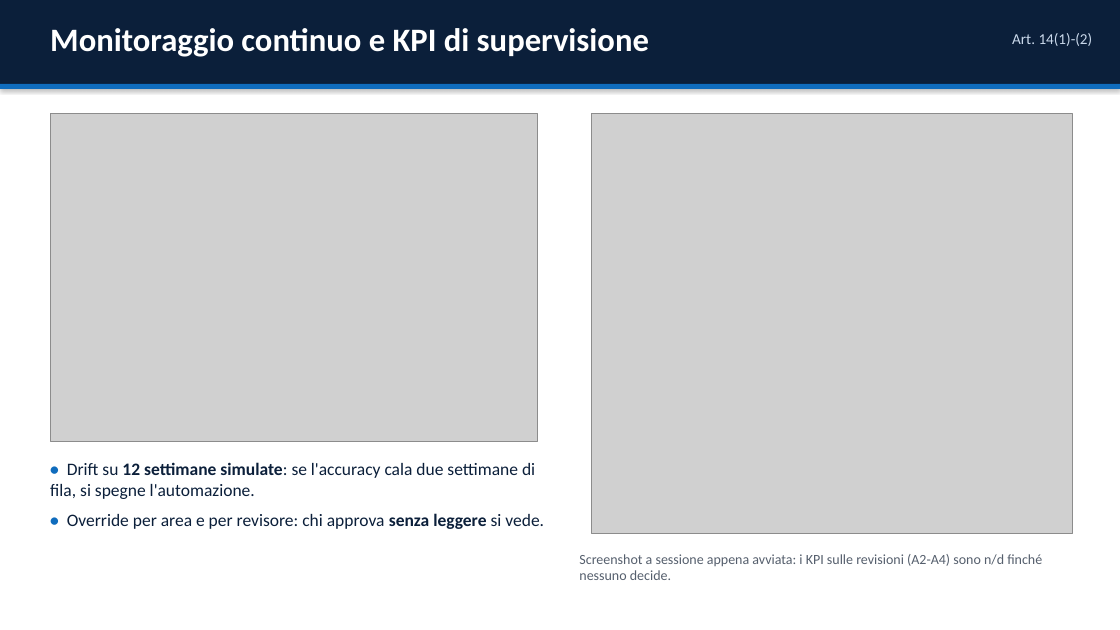
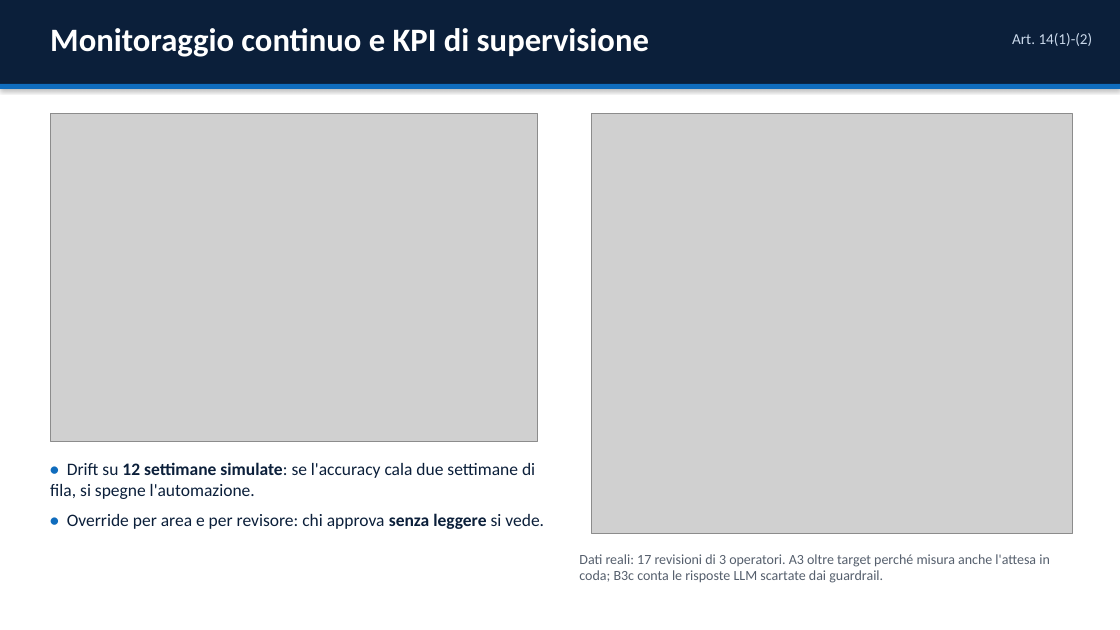
Before and after one commit to GuidoMerliniEnel/ai-act-hackaton, a slide deck: slide 12 of consegna/EnerGuard_Presentazione.pptx. Drawn at 1120x630 pixels with LibreOffice and Linux fonts; fonts in the diff are those of the drawing; grey boxes stand for pictures. Boxes give left, top, right and bottom in pixels: in the first picture for what was removed or moved away, otherwise in the second. Text is boxed around its words. In the diff, an @@ line names an element or a change of style, - is before the commit and + after.

```diff
--- a/consegna/EnerGuard_Presentazione.pptx
+++ b/consegna/EnerGuard_Presentazione.pptx
@@ text at (579,554,1050,583): text changed @@
-Screenshot a sessione appena avviata: i KPI sulle revisioni (A2-A4) sono n/d finché nessuno decide.
+Dati reali: 17 revisioni di 3 operatori. A3 oltre target perché misura anche l'attesa in coda; B3c conta le risposte LLM scartate dai guardrail.
```
Also in this commit, not shown: 1 slide added, 13 other files.
